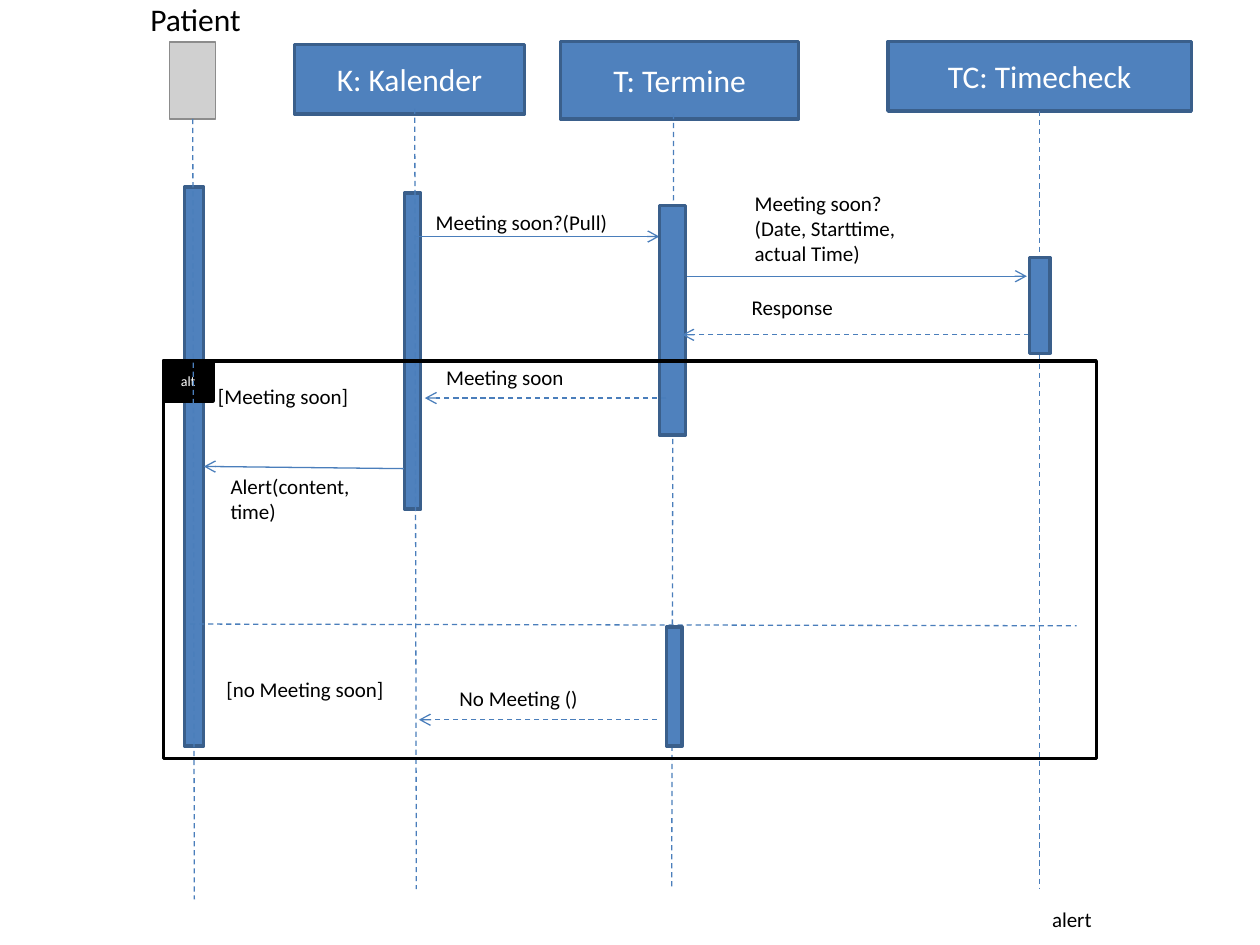
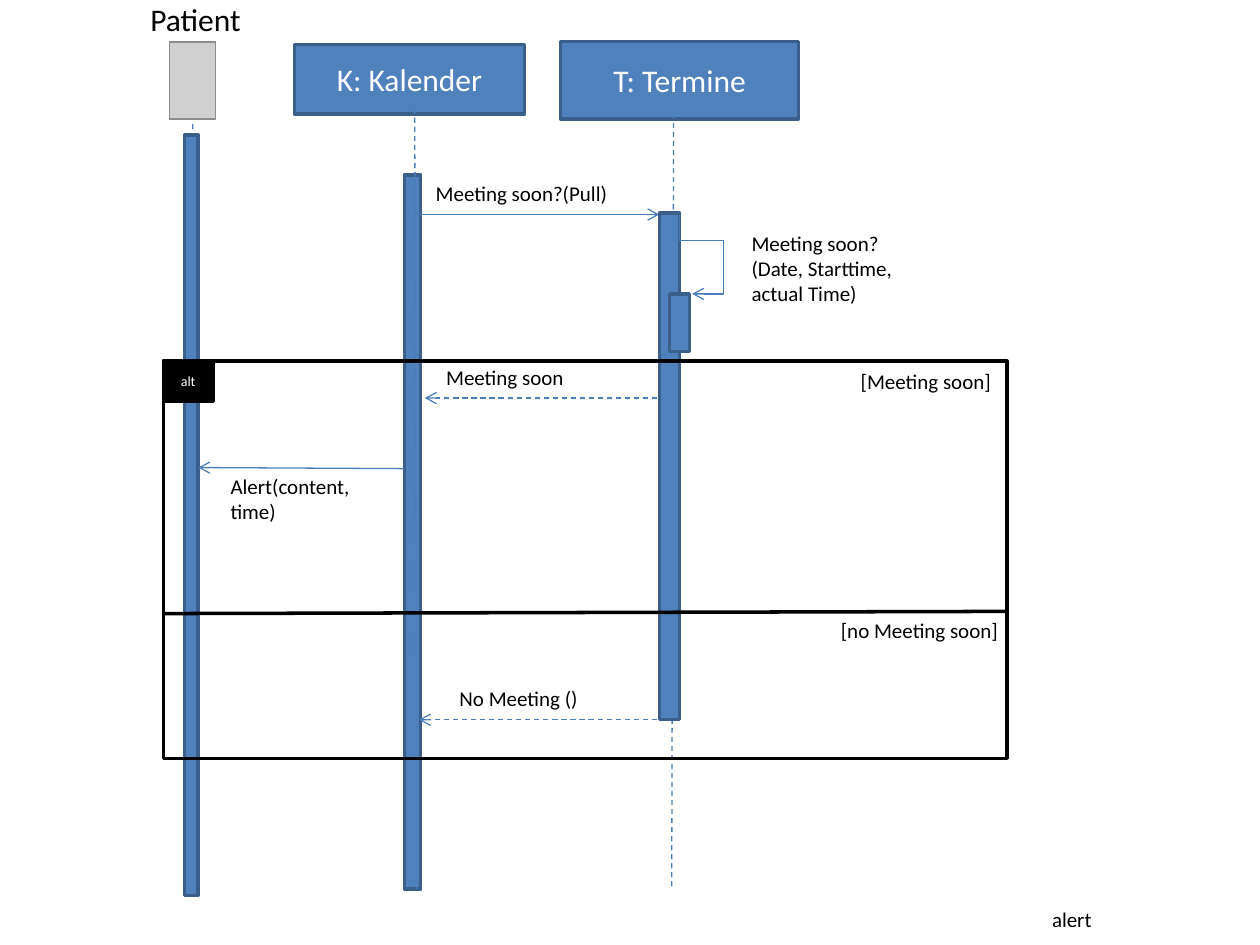
Before and after one commit to zyssm4/ch.bfh.btx8081.w2015.red, a slide deck: slide 2 of doc/Task07/sequenzdiagramm.pptx. Drawn at 1260x945 pixels with LibreOffice and Linux fonts; fonts in the diff are those of the drawing; grey boxes stand for pictures. Boxes give left, top, right and bottom in pixels: in the first picture for what was removed or moved away, otherwise in the second. Text is boxed around its words. In the diff, an @@ line names an element or a change of style, - is before the commit and + after.

```diff
--- a/doc/Task07/sequenzdiagramm.pptx
+++ b/doc/Task07/sequenzdiagramm.pptx
@@ rectangle removed at [888,42,1192,111] @@
-TC: Timecheck
@@ line moved from (193, 118) - (194, 900) to (193, 115) - (194, 896) @@
@@ line removed from (1040, 111) to (1040, 890) @@
@@ rectangle: place and size @@
-rectangle at [185,186,204,746]
+rectangle at [185,135,199,895]
@@ rectangle: place and size @@
-rectangle at [404,193,421,509]
+rectangle at [404,175,421,890]
@@ text "Meeting soon?(Pull)": place and size @@
-text "Meeting soon?(Pull)" at [436,215,607,237]
+text "Meeting soon?(Pull)" at [436,186,607,205]
@@ arrow moved from (416, 237) - (659, 237) to (416, 214) - (659, 214) @@
@@ rectangle: place and size @@
-rectangle at [659,205,685,435]
+rectangle at [659,213,679,719]
@@ elbow arrow added from (679, 215) to (692, 294), #4B7EBC 0.75 pt @@
@@ text "Meeting soon? (Date, Starttime, actual ...": place and size @@
-text "Meeting soon? (Date, Starttime, actual ..." at [755,196,895,264]
+text "Meeting soon? (Date, Starttime, actual ..." at [752,236,892,304]
@@ arrow removed from (668, 276) to (1027, 276) @@
@@ rectangle: place and size @@
-rectangle at [1029,257,1050,353]
+rectangle at [669,294,689,352]
@@ text removed at [752,301,833,319] @@
-Response
@@ arrow removed from (1029, 335) to (682, 335) @@
@@ rectangle: place and size @@
-rectangle at [164,362,1096,759]
+rectangle at [164,362,1008,759]
@@ text "[Meeting soon]": place and size @@
-text "[Meeting soon]" at [218,389,348,408]
+text "[Meeting soon]" at [861,374,991,393]
@@ arrow moved from (404, 469) - (204, 466) to (404, 469) - (198, 467) @@
@@ line moved from (190, 624) - (1076, 626) to (164, 614) - (1007, 611) @@
@@ line (164, 614) - (1007, 611): stroke #4B7EBC 0.75 pt dashed to #000000 2 pt @@
@@ rectangle removed at [667,627,683,746] @@
@@ text "[no Meeting soon]": place and size @@
-text "[no Meeting soon]" at [226,682,384,701]
+text "[no Meeting soon]" at [841,623,998,642]
```
Also in this commit, not shown: 1 other slide changed, 1 other file.
